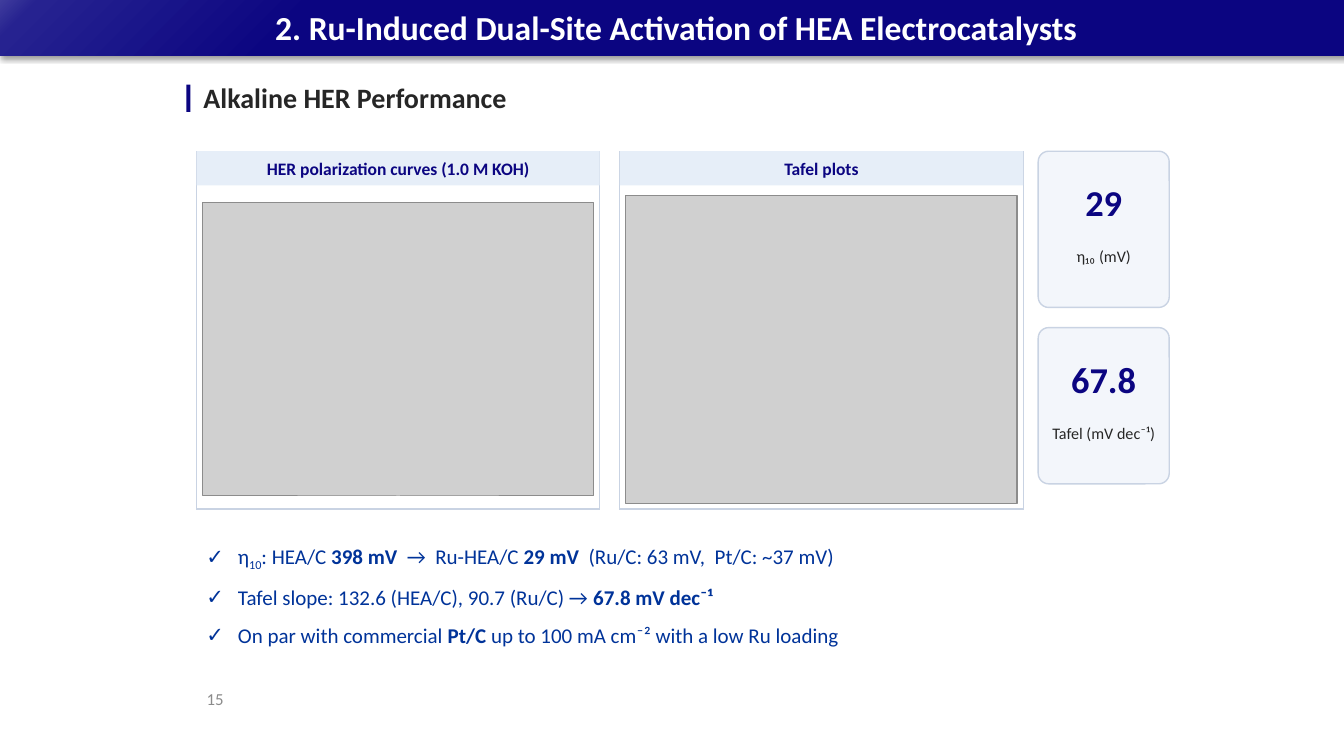
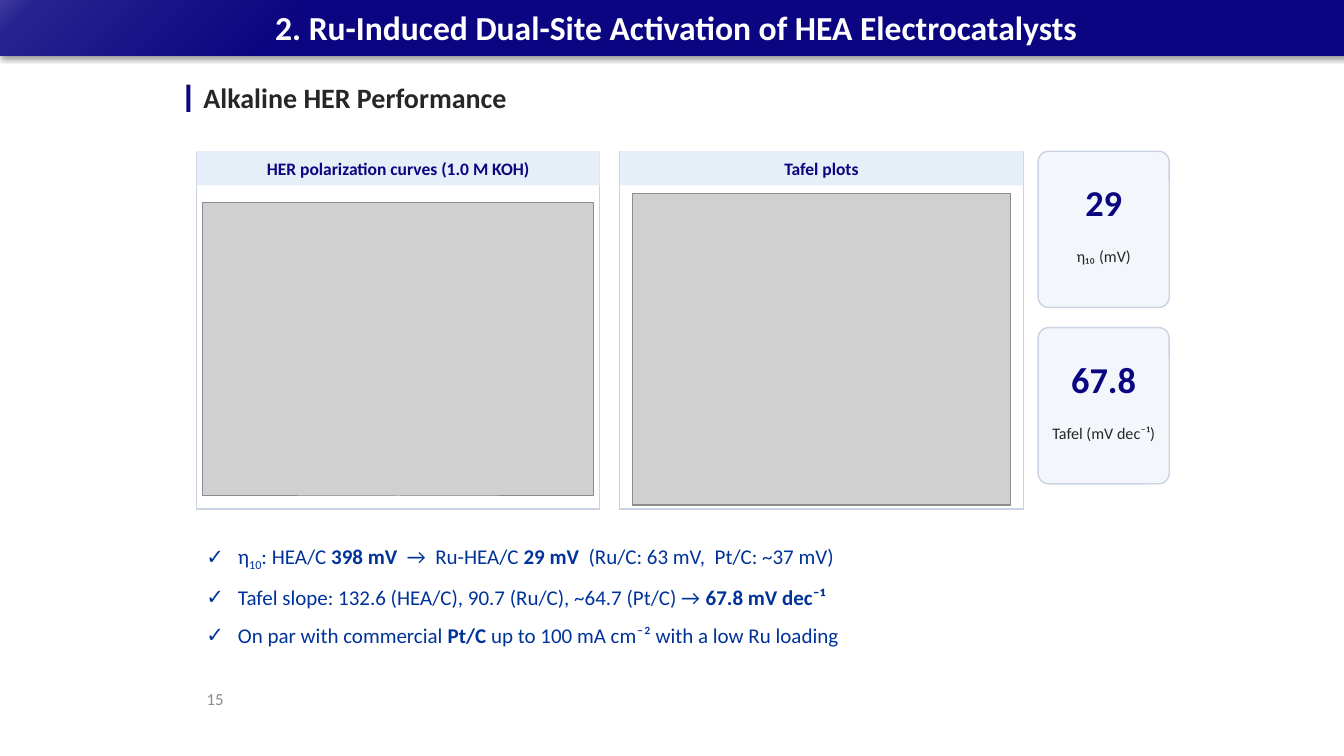
Before and after one commit to limsj0204/letter, a slide deck: slide 15 of 학위논문_디펜스_발표자료.pptx. Drawn at 1344x756 pixels with LibreOffice and Linux fonts; fonts in the diff are those of the drawing; grey boxes stand for pictures. Boxes give left, top, right and bottom in pixels: in the first picture for what was removed or moved away, otherwise in the second. Text is boxed around its words. In the diff, an @@ line names an element or a change of style, - is before the commit and + after.

```diff
--- a/학위논문_디펜스_발표자료.pptx
+++ b/학위논문_디펜스_발표자료.pptx
@@ picture: place and size @@
-picture at (626,196,1017,504)
+picture at (632,194,1010,505)
@@ text at (238,588,825,609): text changed @@
-✓ Tafel slope: 132.6 (HEA/C), 90.7 (Ru/C) → 67.8 mV dec⁻¹
+✓ Tafel slope: 132.6 (HEA/C), 90.7 (Ru/C), ~64.7 (Pt/C) → 67.8 mV dec⁻¹
```
Also in this commit, not shown: 1 other slide changed, 1 other file.
